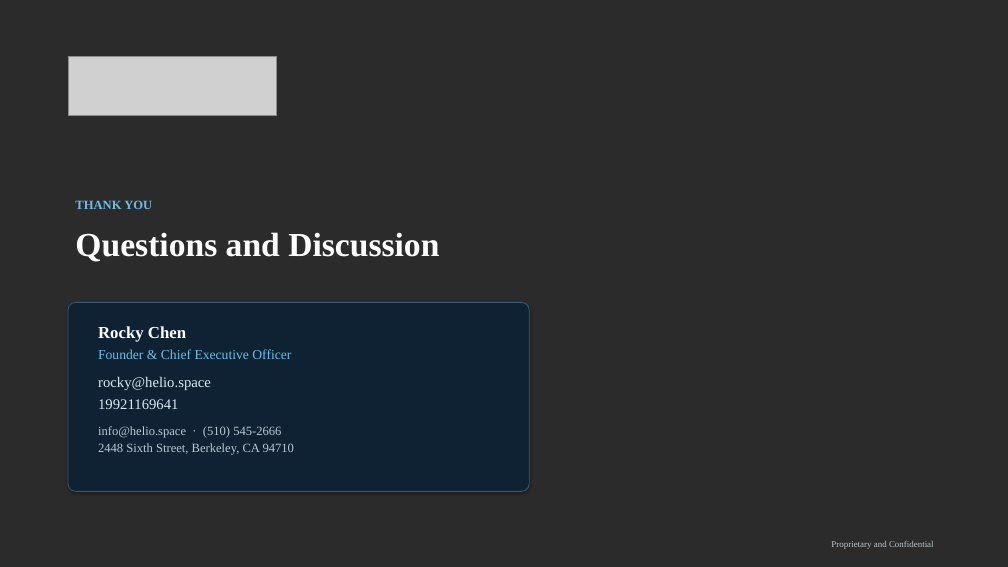
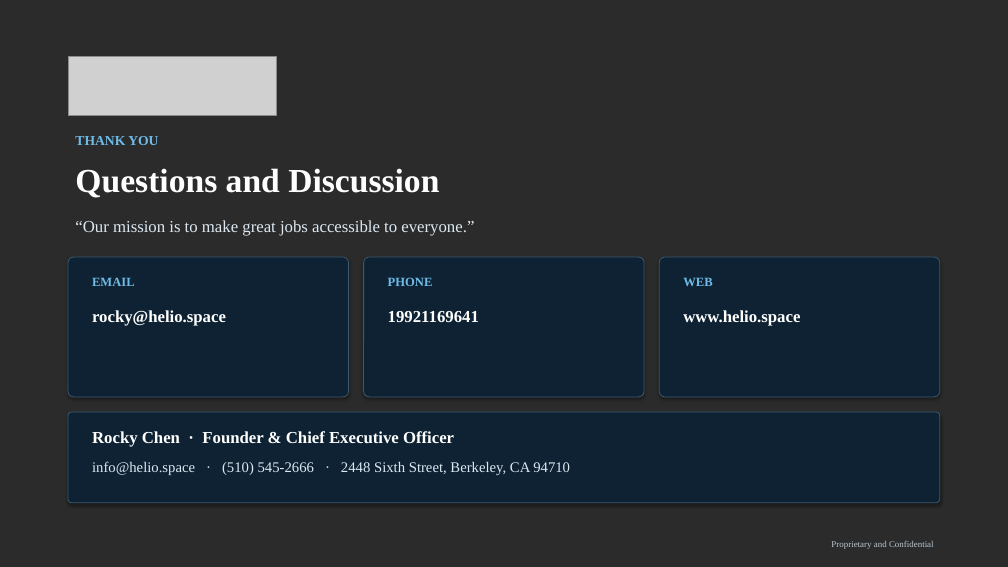
Before and after one commit to anthonyleedu/anthonyleedu, a slide deck: slide 29 of 51Careers_AI_Investor_Overview.pptx. Drawn at 1008x567 pixels with LibreOffice and Linux fonts; fonts in the diff are those of the drawing; grey boxes stand for pictures; background and template pictures are left out; a plain dark background stands for a picture behind light text. Boxes give left, top, right and bottom in pixels: in the first picture for what was removed or moved away, otherwise in the second. Text is boxed around its words. In the diff, an @@ line names an element or a change of style, - is before the commit and + after.

```diff
--- a/51Careers_AI_Investor_Overview.pptx
+++ b/51Careers_AI_Investor_Overview.pptx
@@ text "THANK YOU": place and size @@
-text "THANK YOU" at [75,200,152,209]
+text "THANK YOU" at [75,136,158,145]
@@ text "THANK YOU" at [75,136,158,145]: size 12 to 13 pt @@
@@ text "Questions and Discussion": place and size @@
-text "Questions and Discussion" at [75,232,439,262]
+text "Questions and Discussion" at [75,168,439,198]
@@ text added at [75,220,474,236], 16 pt, text #DCE8F1 @@
+“Our mission is to make great jobs accessible to everyone.”
@@ rounded rectangle: place and size @@
-rounded rectangle at [68,302,529,492]
+rounded rectangle at [68,257,349,397]
@@ rounded rectangle added at [364,257,644,397], fill #0E2233, outline #3C5A72 0.75 pt @@
@@ rounded rectangle added at [659,257,940,397], fill #0E2233, outline #3C5A72 0.75 pt @@
@@ text added at [92,277,135,286], 12 pt, text #6FBCE8, bold @@
+EMAIL
@@ text added at [388,277,433,286], 12 pt, text #6FBCE8, bold @@
+PHONE
@@ text added at [683,277,712,286], 12 pt, text #6FBCE8, bold @@
+WEB
@@ text added at [92,310,226,326], 16 pt, text #FFFFFF, bold @@
+rocky@helio.space
@@ text added at [388,311,479,322], 16 pt, text #FFFFFF, bold @@
+19921169641
@@ text added at [683,310,800,326], 16 pt, text #FFFFFF, bold @@
+www.helio.space
@@ rounded rectangle added at [68,412,940,503], fill #0E2233, outline #3C5A72 0.75 pt @@
@@ text added at [92,431,454,447], 16 pt, text #FFFFFF, bold @@
+Rocky Chen · Founder & Chief Executive Officer
@@ text at [92,461,570,475]: text changed; size 12 to 14 pt; text colour #B9C7D2 to #DCE8F1 @@
-Rocky Chen
-Founder & Chief Executive Officer
-rocky@helio.space
-19921169641
-info@helio.space · (510) 545-2666
-2448 Sixth Street, Berkeley, CA 94710
+info@helio.space · (510) 545-2666 · 2448 Sixth Street, Berkeley, CA 94710
```
Also in this commit, not shown: 28 other slides changed, 1 other file.
